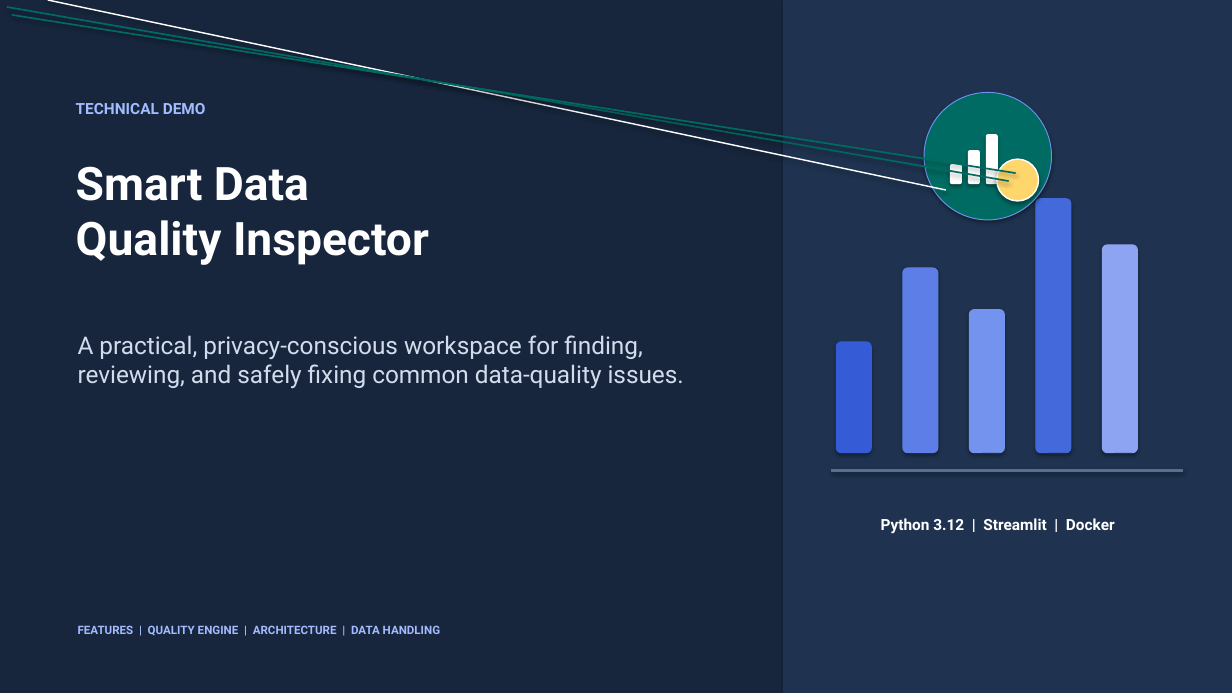
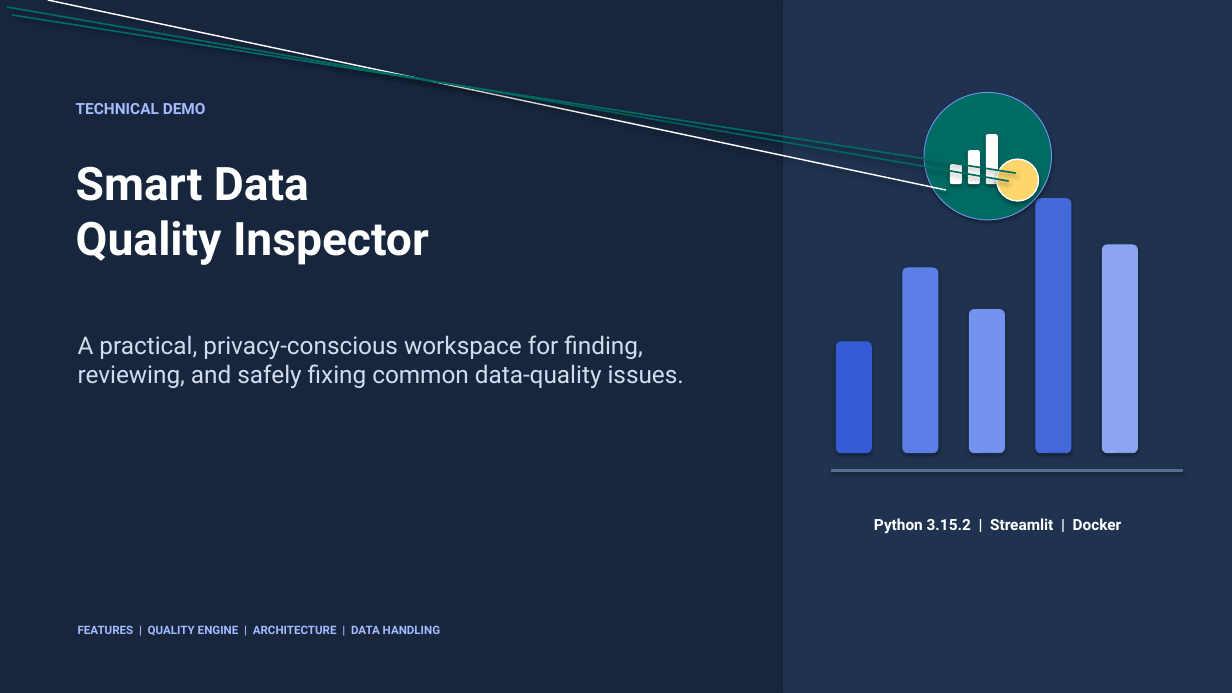
Before and after one commit to sajidjfastian-dev/smart-data-quality-inspector, a slide deck: slide 1 of Smart_Data_Quality_Inspector_Technical_Demo.pptx. Drawn at 1232x693 pixels with LibreOffice and Linux fonts; fonts in the diff are those of the drawing. Boxes give left, top, right and bottom in pixels: in the first picture for what was removed or moved away, otherwise in the second. Text is boxed around its words. In the diff, an @@ line names an element or a change of style, - is before the commit and + after.

```diff
--- a/Smart_Data_Quality_Inspector_Technical_Demo.pptx
+++ b/Smart_Data_Quality_Inspector_Technical_Demo.pptx
@@ text at [874, 518, 1122, 534]: text changed @@
-Python 3.12 | Streamlit | Docker
+Python 3.15.2 | Streamlit | Docker
```
Also in this commit, not shown: 1 other slide changed, 5 other files.
